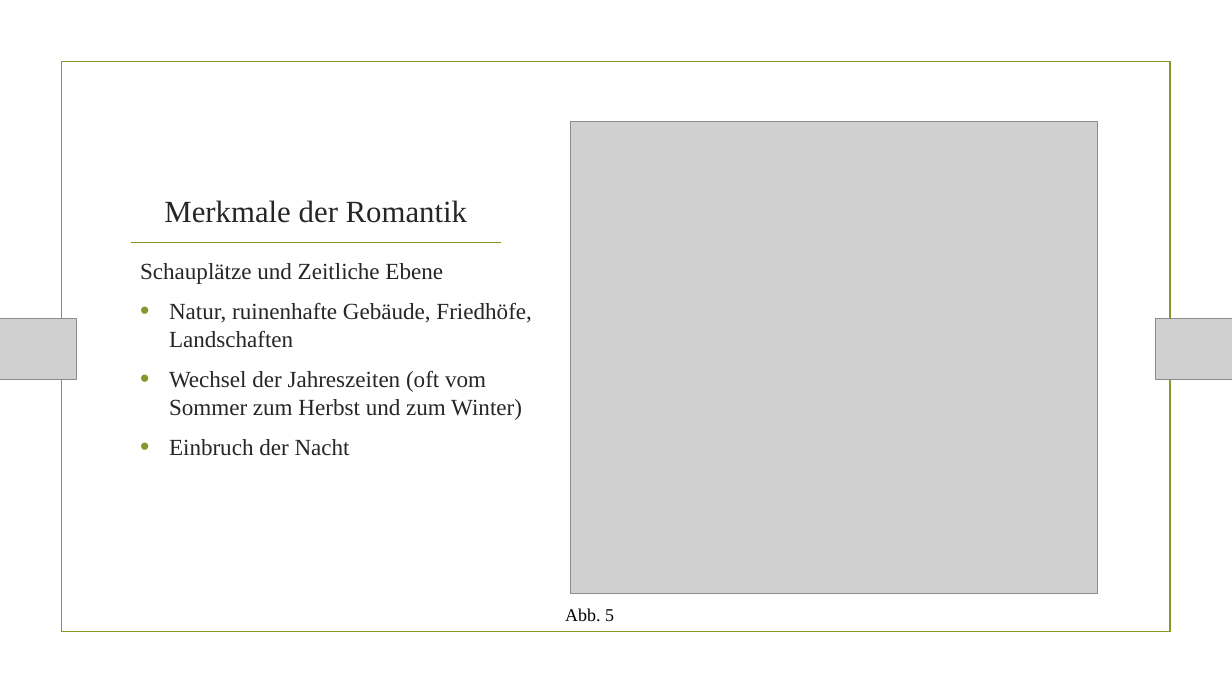
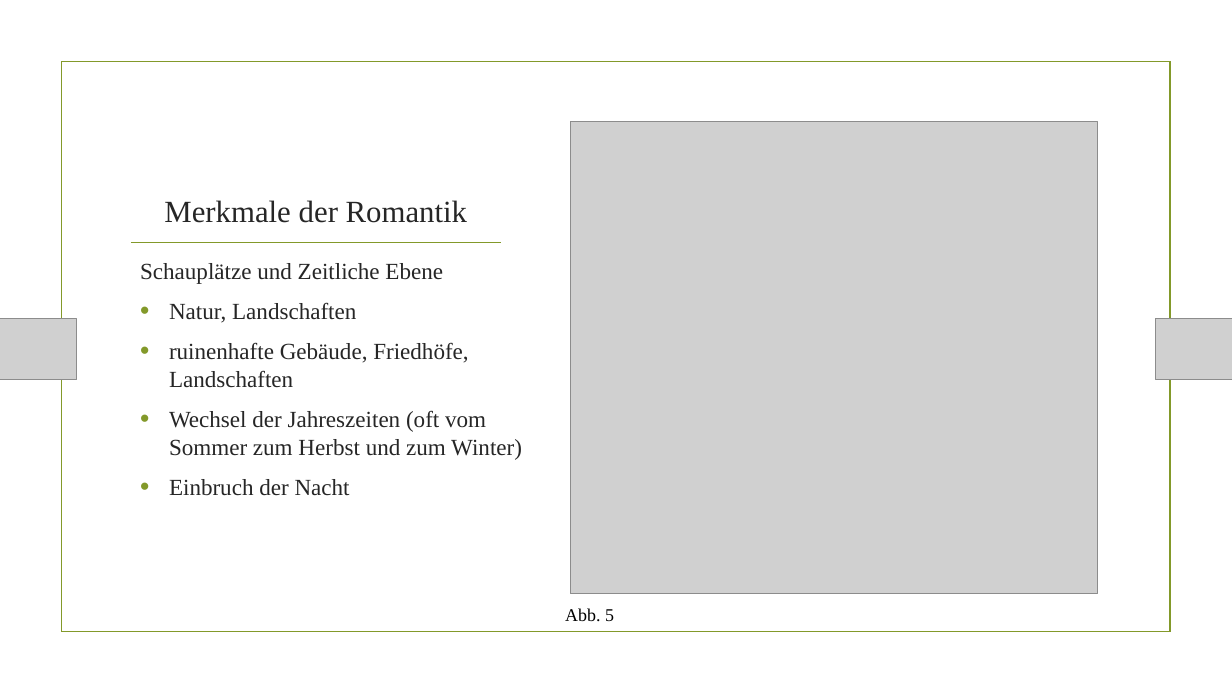
Before and after one commit to AkazeX/Schule, a slide deck: slide 8 of BM/Deutsch/Romantik/Romantik.pptx. Drawn at 1232x693 pixels with LibreOffice and Linux fonts; fonts in the diff are those of the drawing; grey boxes stand for pictures; background and template pictures are left out. Boxes give left, top, right and bottom in pixels: in the first picture for what was removed or moved away, otherwise in the second. Text is boxed around its words. In the diff, an @@ line names an element or a change of style, - is before the commit and + after.

```diff
--- a/BM/Deutsch/Romantik/Romantik.pptx
+++ b/BM/Deutsch/Romantik/Romantik.pptx
@@ text at (x1=169, y1=302, x2=468, y2=388): text changed @@
-• Natur, ruinenhafte Gebäude, Friedhöfe, Landschaften
+• Natur, Landschaften
+• ruinenhafte Gebäude, Friedhöfe, Landschaften
```
Also in this commit, not shown: 2 other slides changed.
